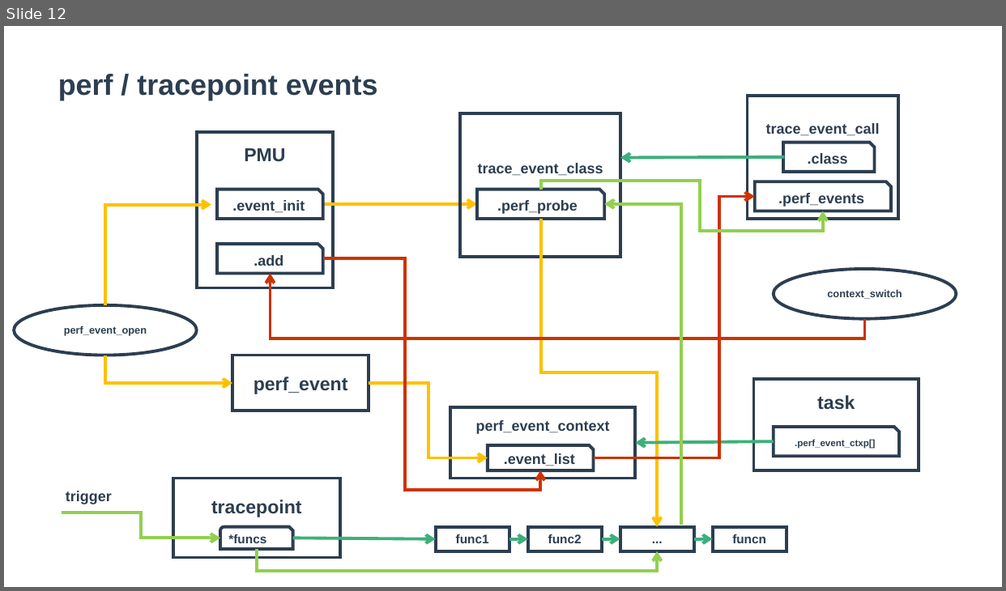
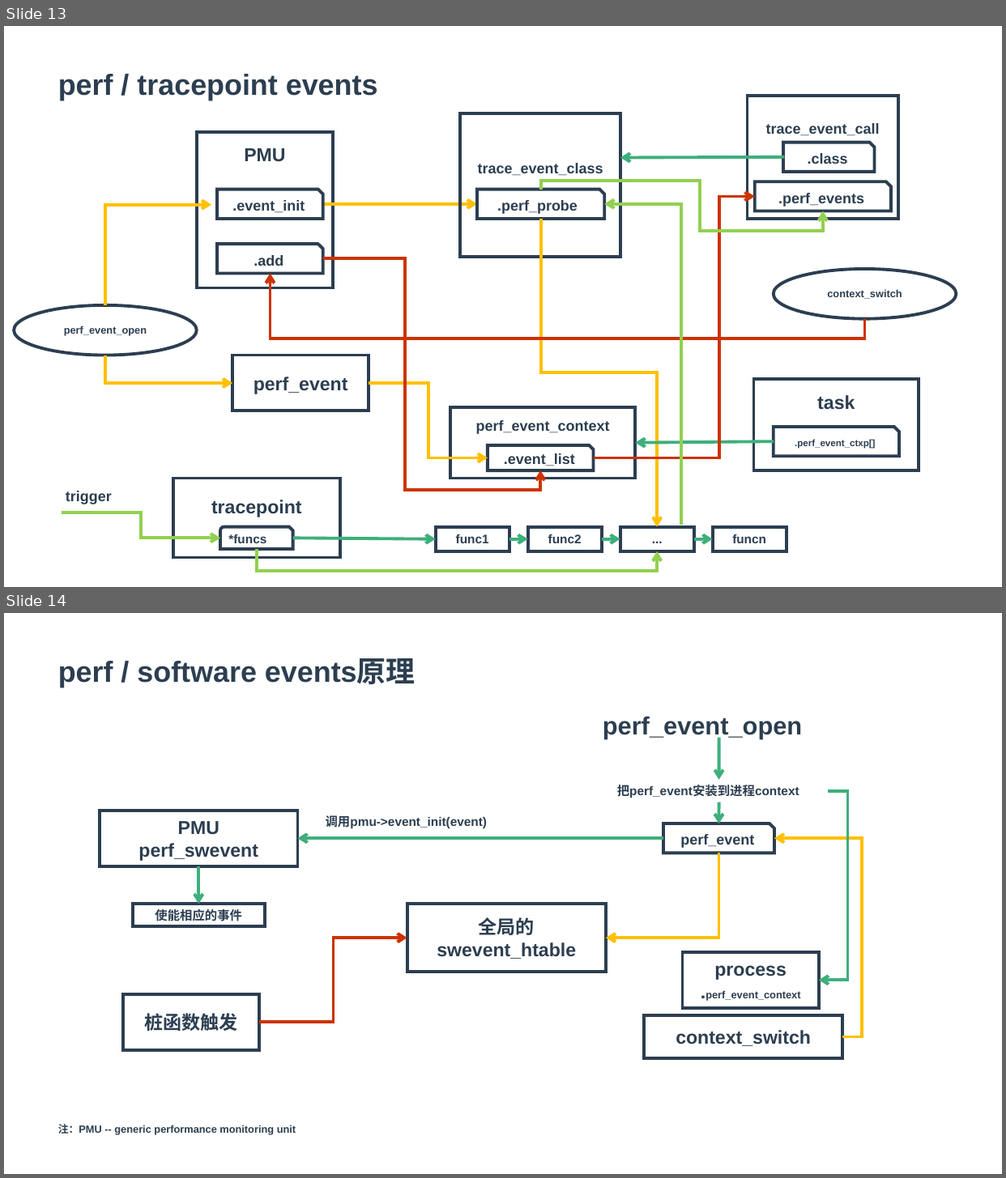
Before and after one commit to zaiqiang-dong/zaiqiang, a slide deck: picture/ppt/tools/tools.pptx. Shown one above the other, each under a label of ours: slide 12 before the commit, slides 13 and 14 after it. The pictures are 1006x591 and 1006x1178 pixels, drawn with LibreOffice and Linux fonts; fonts in the diff are those of the drawing. Boxes give left, top, right and bottom in pixels: in the first picture for what was removed or moved away, otherwise in the second. Text is boxed around its words. In the diff, an @@ line names an element or a change of style, - is before the commit and + after.

```diff
--- a/picture/ppt/tools/tools.pptx
+++ b/picture/ppt/tools/tools.pptx
@@ slide 14 added at (4, 613, 1002, 1174), background #FFFFFF @@
@@ text added at (58, 659, 415, 688), 28 pt, text #2C3E50, bold @@
+perf / software events原理
@@ text added at (603, 716, 802, 739), 24 pt, text #2C3E50, bold @@
+perf_event_open
@@ arrow added from (719, 737) to (719, 780), #3EAF7C 3 pt @@
@@ text added at (617, 785, 799, 798), 12 pt, text #2C3E50, bold @@
+把perf_event安装到进程context
@@ arrow added from (719, 803) to (719, 824), #3EAF7C 3 pt @@
@@ elbow arrow added from (829, 791) to (819, 981), #3EAF7C 3 pt @@
@@ rectangle added at (100, 811, 298, 867), outline #2C3E50 3 pt, 18 pt, text #2C3E50, bold @@
+PMU
+perf_swevent
@@ text added at (326, 815, 487, 828), 12 pt, text #2C3E50, bold @@
+调用pmu->event_init(event)
@@ snip rect added at (663, 824, 774, 853), outline #2C3E50 3 pt, 14 pt, text #2C3E50, bold @@
+perf_event
@@ arrow added from (663, 838) to (297, 838), #3EAF7C 3 pt @@
@@ elbow arrow added from (719, 854) to (606, 938), #FFC000 3 pt @@
@@ elbow arrow added from (842, 1037) to (774, 838), #FFC000 3 pt @@
@@ arrow added from (198, 866) to (198, 905), #3EAF7C 3 pt @@
@@ rectangle added at (133, 905, 266, 926), outline #2C3E50 3 pt, 12 pt, text #2C3E50, bold @@
+使能相应的事件
@@ rectangle added at (407, 905, 606, 973), outline #2C3E50 3 pt, 18 pt, text #2C3E50, bold @@
+全局的
+swevent_htable
@@ elbow arrow added from (259, 1023) to (407, 938), #CC3300 3 pt @@
@@ rectangle added at (682, 952, 819, 1008), outline #2C3E50 3 pt, 10 pt, text #2C3E50, bold @@
+process
+.perf_event_context
@@ rectangle added at (123, 995, 259, 1051), outline #2C3E50 3 pt, 18 pt, text #2C3E50, bold @@
+桩函数触发
@@ rectangle added at (644, 1016, 842, 1059), outline #2C3E50 3 pt, 18 pt, text #2C3E50, bold @@
+context_switch
@@ text added at (58, 1124, 296, 1135), 10 pt, text #2C3E50, bold @@
+注：PMU -- generic performance monitoring unit
@@ what was slide 12 is now slide 13 @@
```
Also in this commit, not shown: 6 other slides added, 1 slide removed, 16 other files.
